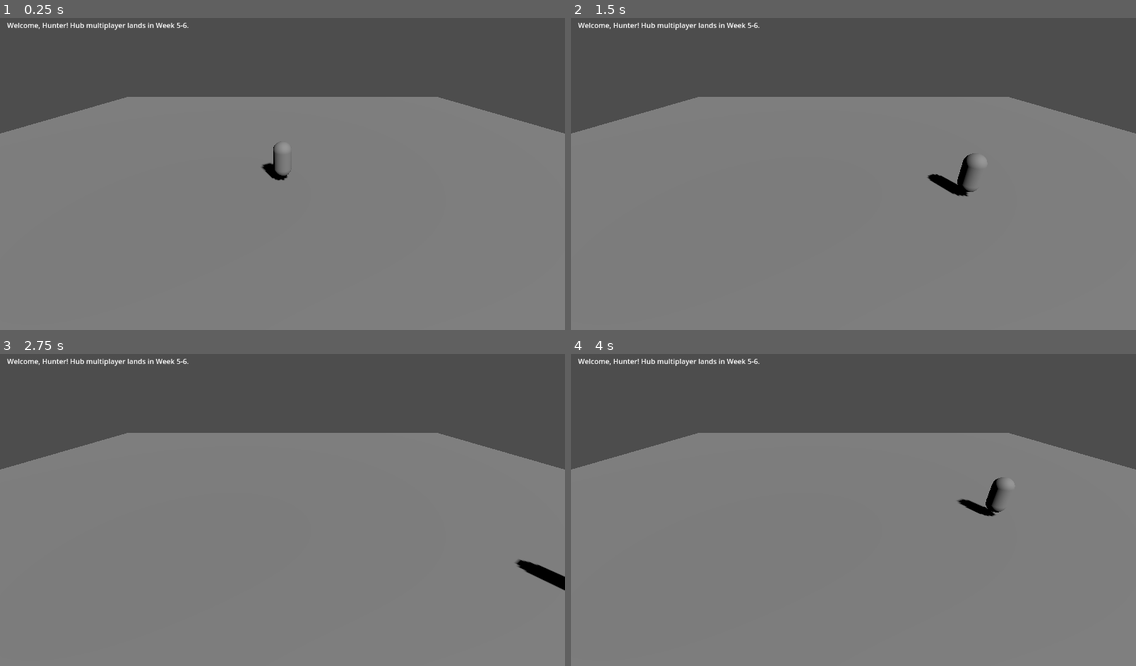
Above: before the commit, frames 1-4 (two rows, left to right).
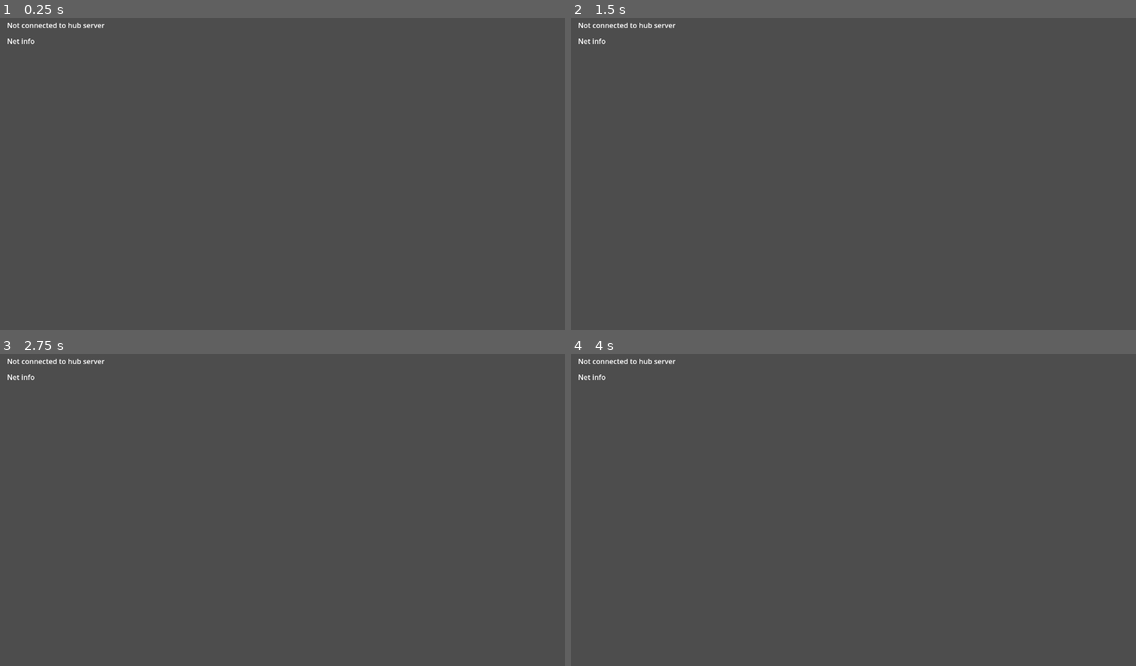
Above: after the commit, the same moments.

Repository: marka789/game_development
Game: Godot game, scene res://scenes/hub.tscn
Two runs of this game, one before a commit and one after it. Both use one fixed random seed, a clock stepped at 60 frames per second and the inputs below. This scene is started directly instead of the project's main scene.
Inputs:
- Up to frame 1 (0.25 s): no input
- Up to frame 2 (1.5 s): tap Enter at 0.5 s; hold D (move_right) 0.53-1.28 s; hold S (move_back) from 1.28 s (still down)
- Up to frame 3 (2.75 s): release S (move_back) at 2.03 s; hold D (move_right) from 2.03 s (still down)
- Up to frame 4 (4 s): release D (move_right) at 2.78 s; hold W (move_forward) 2.78-3.53 s; hold A (move_left) from 3.53 s (still down)

The runs differ from the first frame. In frame 1, 72% of the frame differs, in the area x 0-100%, y 1-100%; in frame 2, 72%; in frame 3, 72%; in frame 4, 72%.

Commit message:
Add hub multiplayer: ENet server, networked players, join flow
- Validate hub join tokens via POST /world/validate-hub-join
- HubNetwork autoload with ENet client/server and token auth RPC
- Networked player scene with MultiplayerSynchronizer and name labels
- Hub scene spawns players on authenticated connections
- Login flow joins hub before scene transition
- Add scripts/run-hub-server.sh for headless dedicated hub server
- Update getting started docs for two-player Mac testing

Co-authored-by: marka789 <marka789@users.noreply.github.com>

Diff:
--- a/client/godot/project.godot
+++ b/client/godot/project.godot
@@ -16,6 +16,7 @@
 
 ApiClient="*res://scripts/autoload/api_client.gd"
 GameState="*res://scripts/autoload/game_state.gd"
+HubNetwork="*res://scripts/autoload/hub_network.gd"
 
 [display]
 
--- a/client/godot/scenes/hub.tscn
+++ b/client/godot/scenes/hub.tscn
@@ -1,17 +1,9 @@
-[gd_scene load_steps=5 format=3 uid="uid://hubscene001"]
+[gd_scene load_steps=3 format=3 uid="uid://hubscene001"]
 
 [ext_resource type="Script" path="res://scripts/world/hub.gd" id="1"]
 
 [sub_resource type="BoxShape3D" id="BoxShape3D_ground"]
 size = Vector3(40, 0.2, 40)
-
-[sub_resource type="CapsuleShape3D" id="CapsuleShape3D_player"]
-radius = 0.4
-height = 1.6
-
-[sub_resource type="CapsuleMesh" id="CapsuleMesh_player"]
-radius = 0.4
-height = 1.6
 
 [node name="Hub" type="Node3D"]
 script = ExtResource("1")
@@ -19,9 +11,6 @@
 [node name="DirectionalLight3D" type="DirectionalLight3D" parent="."]
 transform = Transform3D(0.866025, -0.353553, 0.353553, 0, 0.707107, 0.707107, -0.5, -0.612372, 0.612372, 0, 8, 0)
 shadow_enabled = true
-
-[node name="Camera3D" type="Camera3D" parent="."]
-transform = Transform3D(1, 0, 0, 0, 0.866025, 0.5, 0, -0.5, 0.866025, 0, 5, 8)
 
 [node name="Ground" type="StaticBody3D" parent="."]
 
@@ -31,15 +20,13 @@
 transform = Transform3D(1, 0, 0, 0, 1, 0, 0, 0, 1, 0, -0.1, 0)
 shape = SubResource("BoxShape3D_ground")
 
-[node name="Player" type="CharacterBody3D" parent="."]
+[node name="Players" type="Node3D" parent="."]
 unique_name_in_owner = true
-transform = Transform3D(1, 0, 0, 0, 1, 0, 0, 0, 1, 0, 1, 0)
 
-[node name="MeshInstance3D" type="MeshInstance3D" parent="Player"]
-mesh = SubResource("CapsuleMesh_player")
-
-[node name="CollisionShape3D" type="CollisionShape3D" parent="Player"]
-shape = SubResource("CapsuleShape3D_player")
+[node name="MultiplayerSpawner" type="MultiplayerSpawner" parent="."]
+unique_name_in_owner = true
+spawn_path = NodePath("../Players")
+_spawnable_scenes = PackedStringArray("res://scenes/player/player.tscn")
 
 [node name="UI" type="CanvasLayer" parent="."]
 
@@ -47,6 +34,14 @@
 unique_name_in_owner = true
 offset_left = 16.0
 offset_top = 16.0
-offset_right = 700.0
-offset_bottom = 80.0
-text = "Hub placeholder"
+offset_right = 760.0
+offset_bottom = 48.0
+text = "Connecting to hub..."
+
+[node name="NetLabel" type="Label" parent="UI"]
+unique_name_in_owner = true
+offset_left = 16.0
+offset_top = 52.0
+offset_right = 760.0
+offset_bottom = 84.0
+text = "Net info"
--- /dev/null
+++ b/client/godot/scenes/player/player.tscn
@@ -0,0 +1,36 @@
+[gd_scene load_steps=5 format=3 uid="uid://playerscene001"]
+
+[ext_resource type="Script" path="res://scripts/world/player.gd" id="1"]
+
+[sub_resource type="CapsuleShape3D" id="CapsuleShape3D_player"]
+radius = 0.4
+height = 1.6
+
+[sub_resource type="CapsuleMesh" id="CapsuleMesh_player"]
+radius = 0.4
+height = 1.6
+
+[sub_resource type="SceneReplicationConfig" id="SceneReplicationConfig_player"]
+properties/0/path = NodePath(".:position")
+properties/0/spawn = true
+properties/0/replication_mode = 1
+properties/1/path = NodePath(".:rotation")
+properties/1/spawn = true
+properties/1/replication_mode = 1
+
+[node name="Player" type="CharacterBody3D"]
+script = ExtResource("1")
+
+[node name="MeshInstance3D" type="MeshInstance3D" parent="."]
+mesh = SubResource("CapsuleMesh_player")
+
+[node name="CollisionShape3D" type="CollisionShape3D" parent="."]
+shape = SubResource("CapsuleShape3D_player")
+
+[node name="NameLabel" type="Label3D" parent="."]
+transform = Transform3D(1, 0, 0, 0, 1, 0, 0, 0, 1, 0, 1.2, 0)
+text = "Hunter"
+font_size = 32
+
+[node name="MultiplayerSynchronizer" type="MultiplayerSynchronizer" parent="."]
+replication_config = SubResource("SceneReplicationConfig_player")
--- a/client/godot/scripts/autoload/game_state.gd
+++ b/client/godot/scripts/autoload/game_state.gd
@@ -5,6 +5,7 @@
 signal profile_loaded(profile: Dictionary)
 
 var profile: Dictionary = {}
+var hub_join_info: Dictionary = {}
 
 
 func load_profile() -> Dictionary:
--- /dev/null
+++ b/client/godot/scripts/autoload/hub_network.gd
@@ -0,0 +1,123 @@
+extends Node
+
+## Handles ENet connections to the social hub.
+
+signal peer_authenticated(peer_id: int, profile: Dictionary)
+signal peer_disconnected(peer_id: int)
+signal connection_ready()
+
+const DEFAULT_HUB_PORT := 7777
+
+var peer: ENetMultiplayerPeer
+var is_hub_server := false
+var join_token := ""
+var connected_peers: Dictionary = {}
+
+
+func is_connected_to_hub() -> bool:
+	return peer != null and multiplayer.multiplayer_peer != null
+
+
+func start_server(port: int = DEFAULT_HUB_PORT) -> Error:
+	peer = ENetMultiplayerPeer.new()
+	var err := peer.create_server(port, 32)
+	if err != OK:
+		return err
+
+	multiplayer.multiplayer_peer = peer
+	is_hub_server = true
+	multiplayer.peer_connected.connect(_on_peer_connected)
+	multiplayer.peer_disconnected.connect(_on_peer_disconnected)
+	print("Hub server listening on port %s" % port)
+	return OK
+
+
+func connect_as_client(host: String, port: int, token: String) -> Dictionary:
+	join_token = token
+	peer = ENetMultiplayerPeer.new()
+	var err := peer.create_client(host, port)
+	if err != OK:
+		return {"ok": false, "error": "Could not create network client"}
+
+	multiplayer.multiplayer_peer = peer
+
+	var elapsed := 0.0
+	while multiplayer.get_unique_id() == 0 and elapsed < 5.0:
+		await get_tree().process_frame
+		elapsed += get_process_delta_time()
+
+	if multiplayer.get_unique_id() == 0:
+		disconnect_from_hub()
+		return {"ok": false, "error": "Timed out connecting to hub. Is scripts/run-hub-server.sh running?"}
+
+	return {"ok": true}
+
+
+func disconnect_from_hub() -> void:
+	if peer:
+		peer.close()
+	peer = null
+	if multiplayer.multiplayer_peer:
+		multiplayer.multiplayer_peer = null
+
+
+func register_with_server() -> void:
+	if is_hub_server:
+		return
+	submit_join_token.rpc_id(1, join_token)
+
+
+func validate_join_token(token: String) -> Dictionary:
+	var http := HTTPRequest.new()
+	add_child(http)
+
+	var body := JSON.stringify({"joinToken": token})
+	var err := http.request(
+		"%s/world/validate-hub-join" % ApiClient.api_url,
+		PackedStringArray(["Content-Type: application/json"]),
+		HTTPClient.METHOD_POST,
+		body
+	)
+	if err != OK:
+		http.queue_free()
+		return {"ok": false, "error": "Failed to validate join token"}
+
+	var result = await http.request_completed
+	http.queue_free()
+
+	var response_code: int = result[1]
+	var response_body: String = result[3].get_string_from_utf8()
+	var parsed: Variant = JSON.parse_string(response_body)
+
+	if response_code >= 400 or typeof(parsed) != TYPE_DICTIONARY:
+		return {"ok": false, "error": "Join token rejected by platform API"}
+
+	return {"ok": true, "data": parsed}
+
+
+@rpc("any_peer", "call_remote", "reliable")
+func submit_join_token(token: String) -> void:
+	if not multiplayer.is_server():
+		return
+	_authenticate_peer(multiplayer.get_remote_sender_id(), token)
+
+
+func _authenticate_peer(peer_id: int, token: String) -> void:
+	var validation := await validate_join_token(token)
+	if not validation.ok:
+		push_warning("Rejected peer %s: %s" % [peer_id, validation.error])
+		multiplayer.disconnect_peer(peer_id)
+		return
+
+	connected_peers[peer_id] = validation.data
+	peer_authenticated.emit(peer_id, validation.data)
+
+
+func _on_peer_connected(peer_id: int) -> void:
+	print("Peer connected: %s" % peer_id)
+
+
+func _on_peer_disconnected(peer_id: int) -> void:
+	print("Peer disconnected: %s" % peer_id)
+	connected_peers.erase(peer_id)
+	peer_disconnected.emit(peer_id)
--- a/client/godot/scripts/ui/main_menu.gd
+++ b/client/godot/scripts/ui/main_menu.gd
@@ -32,6 +32,8 @@
 		_set_status(profile_result.error)
 		return
 
+	if not await _enter_hub():
+		return
 	get_tree().change_scene_to_file("res://scenes/hub.tscn")
 
 
@@ -45,4 +47,26 @@
 
 	_set_status("Account created. Loading hub...")
 	await GameState.load_profile()
+	if not await _enter_hub():
+		return
 	get_tree().change_scene_to_file("res://scenes/hub.tscn")
+
+
+func _enter_hub() -> bool:
+	_set_status("Joining hub...")
+	var join_result := await ApiClient.join_hub()
+	if not join_result.ok:
+		_set_status(join_result.error)
+		return false
+
+	GameState.hub_join_info = join_result.data
+	var connect_result := await HubNetwork.connect_as_client(
+		str(join_result.data.get("hubHost", "127.0.0.1")),
+		int(join_result.data.get("hubPort", 7777)),
+		str(join_result.data.get("joinToken", ""))
+	)
+	if not connect_result.ok:
+		_set_status(connect_result.error)
+		return false
+
+	return true
--- a/client/godot/scripts/world/hub.gd
+++ b/client/godot/scripts/world/hub.gd
@@ -1,26 +1,82 @@
 extends Node3D
 
+const PLAYER_SCENE := preload("res://scenes/player/player.tscn")
+const SPAWN_POINTS := [
+	Vector3(0, 1, 0),
+	Vector3(3, 1, 0),
+	Vector3(-3, 1, 0),
+	Vector3(0, 1, 3),
+]
+
 @onready var status_label: Label = %StatusLabel
-@onready var player: CharacterBody3D = %Player
+@onready var net_label: Label = %NetLabel
+@onready var players_root: Node3D = %Players
+@onready var spawner: MultiplayerSpawner = %MultiplayerSpawner
 
-const MOVE_SPEED := 6.0
+var _spawn_index := 0
+var _players_by_peer: Dictionary = {}
 
 
 func _ready() -> void:
-	status_label.text = "Welcome, %s! Hub multiplayer lands in Week 5-6." % GameState.profile.get("display_name", "Hunter")
 	_ensure_ground()
+	spawner.spawn_function = _spawn_player
+
+	HubNetwork.peer_authenticated.connect(_on_peer_authenticated)
+	HubNetwork.peer_disconnected.connect(_on_peer_disconnected)
+
+	players_root.child_entered_tree.connect(func(_child: Node) -> void: _update_net_info())
+	players_root.child_exiting_tree.connect(func(_child: Node) -> void: _update_net_info())
+
+	var args := OS.get_cmdline_user_args()
+	if args.has("--hub-server"):
+		var hub_port := int(GameState.hub_join_info.get("hubPort", 7777))
+		var err := HubNetwork.start_server(hub_port)
+		if err != OK:
+			_set_status("Failed to start hub server")
+		else:
+			_set_status("Hub server running on port %s" % hub_port)
+		return
+
+	if not HubNetwork.is_connected_to_hub():
+		_set_status("Not connected to hub server")
+		return
+
+	_set_status("Welcome, %s" % GameState.profile.get("display_name", "Hunter"))
+	HubNetwork.register_with_server()
+	_update_net_info()
 
 
-func _physics_process(delta: float) -> void:
-	var input_dir := Input.get_vector("move_left", "move_right", "move_forward", "move_back")
-	var direction := (transform.basis * Vector3(input_dir.x, 0, input_dir.y)).normalized()
-	if direction != Vector3.ZERO:
-		player.velocity.x = direction.x * MOVE_SPEED
-		player.velocity.z = direction.z * MOVE_SPEED
-	else:
-		player.velocity.x = move_toward(player.velocity.x, 0, MOVE_SPEED)
-		player.velocity.z = move_toward(player.velocity.z, 0, MOVE_SPEED)
-	player.move_and_slide()
+func _spawn_player(profile: Dictionary) -> Node:
+	var player: CharacterBody3D = PLAYER_SCENE.instantiate()
+	player.configure(profile)
+	return player
+
+
+func _on_peer_authenticated(peer_id: int, profile: Dictionary) -> void:
+	if not multiplayer.is_server():
+		return
+
+	var player: CharacterBody3D = spawner.spawn(profile)
+	player.name = str(peer_id)
+	player.set_multiplayer_authority(peer_id)
+	player.global_position = _next_spawn_point()
+	_players_by_peer[peer_id] = player
+	_update_net_info()
+
+
+func _on_peer_disconnected(peer_id: int) -> void:
+	if _players_by_peer.has(peer_id):
+		var player: Node = _players_by_peer[peer_id]
+		if is_instance_valid(player):
+			player.queue_free()
+		_players_by_peer.erase(peer_id)
+	_update_net_info()
+
+
+func _next_spawn_point() -> Vector3:
+	var point: Vector3 = SPAWN_POINTS[_spawn_index % SPAWN_POINTS.size()]
+	_spawn_index += 1
+	return point
 
 
 func _ensure_ground() -> void:
@@ -29,3 +85,19 @@
 		var plane := PlaneMesh.new()
 		plane.size = Vector2(40, 40)
 		mesh_instance.mesh = plane
+		var material := StandardMaterial3D.new()
+		material.albedo_color = Color("#3D5A4A")
+		mesh_instance.material_override = material
+
+
+func _set_status(text: String) -> void:
+	status_label.text = text
+
+
+func _update_net_info() -> void:
+	var peer_count := _players_by_peer.size()
+	if HubNetwork.is_hub_server:
+		net_label.text = "Server | players: %s | WASD to move" % peer_count
+	else:
+		var my_id := multiplayer.get_unique_id()
+		net_label.text = "Client #%s | online: %s | WASD to move" % [my_id, max(peer_count, players_root.get_child_count())]
--- /dev/null
+++ b/client/godot/scripts/world/player.gd
@@ -0,0 +1,59 @@
+extends CharacterBody3D
+
+@export var player_name := "Hunter"
+@export var skin_color := Color.from_string("#6EC6FF", Color.CYAN)
+
+const MOVE_SPEED := 6.0
+
+@onready var mesh: MeshInstance3D = $MeshInstance3D
+@onready var name_label: Label3D = $NameLabel
+
+
+func _ready() -> void:
+	_apply_visuals()
+
+	if is_multiplayer_authority():
+		_setup_local_camera()
+	else:
+		set_process_input(false)
+
+
+func configure(profile: Dictionary) -> void:
+	player_name = str(profile.get("displayName", profile.get("display_name", "Hunter")))
+	skin_color = Color.from_string(str(profile.get("skinColor", profile.get("skin_color", "#6EC6FF"))), Color.CYAN)
+	_apply_visuals()
+
+
+func _apply_visuals() -> void:
+	if name_label:
+		name_label.text = player_name
+	if mesh:
+		var material := StandardMaterial3D.new()
+		material.albedo_color = skin_color
+		mesh.material_override = material
+
+
+func _setup_local_camera() -> void:
+	var camera := Camera3D.new()
+	camera.name = "FollowCamera"
+	camera.position = Vector3(0, 4, 6)
+	camera.rotation_degrees = Vector3(-20, 180, 0)
+	camera.current = true
+	add_child(camera)
+
+
+func _physics_process(_delta: float) -> void:
+	if not is_multiplayer_authority():
+		return
+
+	var input_dir := Input.get_vector("move_left", "move_right", "move_forward", "move_back")
+	var direction := Vector3(input_dir.x, 0, input_dir.y).normalized()
+
+	if direction != Vector3.ZERO:
+		velocity.x = direction.x * MOVE_SPEED
+		velocity.z = direction.z * MOVE_SPEED
+	else:
+		velocity.x = move_toward(velocity.x, 0, MOVE_SPEED)
+		velocity.z = move_toward(velocity.z, 0, MOVE_SPEED)
+
+	move_and_slide()
Not shown, changed: README.md
Not shown, changed: docs/ARCHITECTURE.md
Not shown, changed: docs/GETTING_STARTED.md
Not shown, changed: platform/src/routes/world.ts
Not shown, changed: scripts/dev-up.sh
Not shown, added: scripts/run-hub-server.sh
Not shown, changed: scripts/test-api.sh
